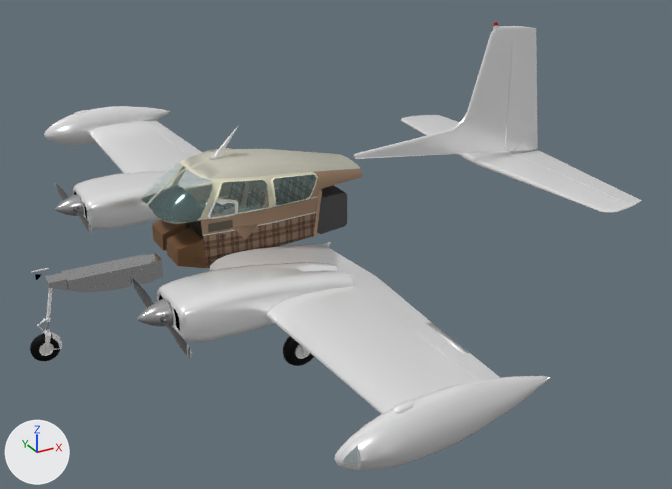
An edit to the Blender file Models/c310a.blend, drawn before and after from the same camera.
Before and after are seen from a 50 mm lens placed at (-3.37, -11.27, 4.57), pointed at (2.55, -0.51, -0.81). The lights are fixed; the arrows at lower left show +X, +Y and +Z.

Names of what the first picture shows: 'HorizontalStabilizer', 'Interior', 'LeftEngine', 'LeftWing', 'LeftWingtipTank', 'NoseGearWell', 'RightEngine', 'RightWing', 'RightWingtipTank', 'Rudder', 'VerticalStabilizer', 'Windshield'.
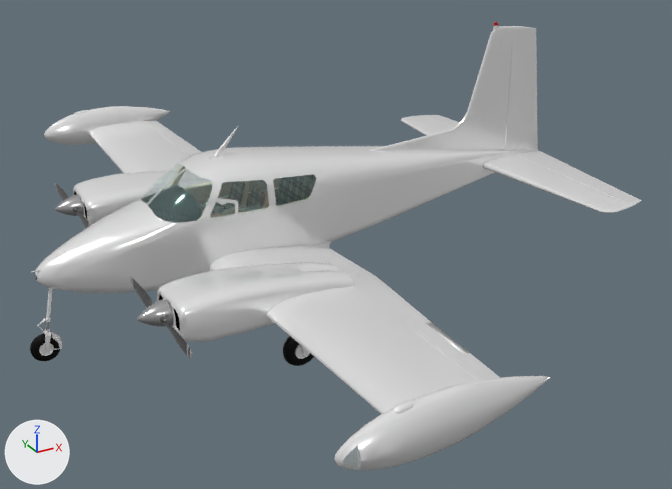
What differs and where, as boxes (x1, y1, x2, y2) in the pictures (672 x 489 px):
```json
{"object": "Fuselage", "change": "shown", "after": [35, 146, 538, 293]}
{"object": "Interior", "change": "unchanged, covered by the edit", "before": [140, 149, 362, 268]}
{"object": "NoseGearWell", "change": "unchanged, covered by the edit", "before": [45, 253, 163, 293]}
```

Scene script edits in JSON lines:
```json
{"op": "remove", "block": "ob_fuselage", "code": "ob_fuselage.hide_set(True)"}
```
